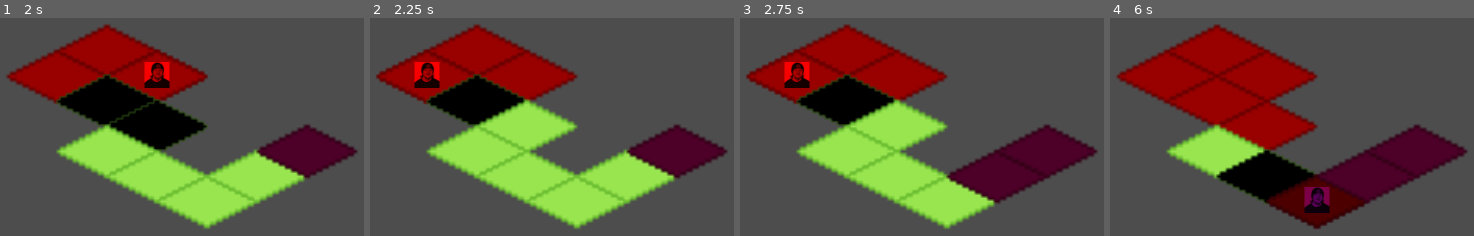
Above: before the commit, frames 1-4 (left to right).
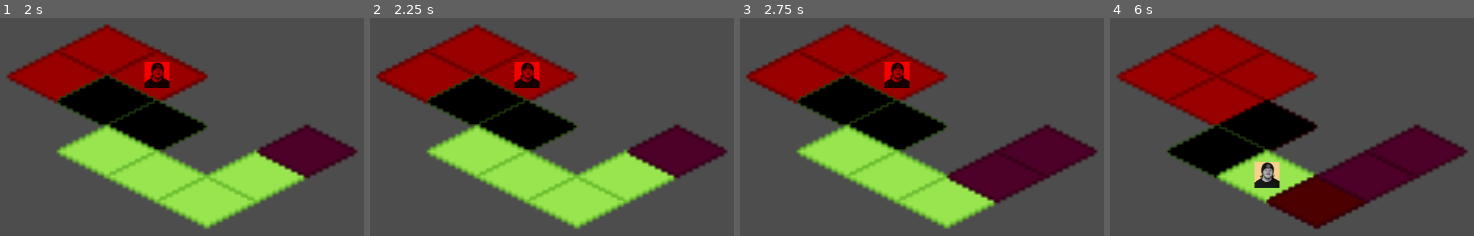
Above: after the commit, the same moments.

Repository: ckuras/GMTK-2023-Fire-Fighter
Game: Godot game, scene res://Scenes/main.tscn
The game is run twice, just before and just after one commit, with the same random seed, the same clock (stepped at 60 frames per second) and the same inputs.
Inputs (mouse positions are in pixels of both pictures, inside the frame that each line leads up to):
- Up to frame 1 (2 s): tap Enter at 0.5 s; move the mouse to (105, 50) at 0.52 s; click (105, 50) at 0.67 s; tap Space at 1.25 s; move the mouse to (156, 74) at 1.27 s; click (156, 74) at 1.42 s
- Up to frame 2 (2.25 s): tap Enter at 2 s; move the mouse to (428, 74) at 2.02 s; click (428, 74) at 2.17 s
- Up to frame 3 (2.75 s): no input
- Up to frame 4 (6 s): tap Space at 2.75, 5 s; move the mouse to (1215, 100) at 2.77 s; click (1215, 100) at 2.92 s; move the mouse to (1266, 124) at 3.52 s; click (1266, 124) at 3.67 s; tap Enter at 4.25 s; move the mouse to (1215, 150) at 4.27 s; click (1215, 150) at 4.42 s; move the mouse to (1266, 174) at 5.02 s; click (1266, 174) at 5.17 s; move the mouse to (1317, 198) at 5.77 s; click (1317, 198) at 5.92 s

Frame 1 is identical in both runs. In frame 2, 5.1% of the frame differs, in the area x 12-58%, y 20-62%; in frame 3, 5.1%; in frame 4, 11%, in the area x 15-61%, y 37-90%.

Commit message:
restrict movement to reachable tiles only

Diff:
--- a/Scripts/tile.gd
+++ b/Scripts/tile.gd
@@ -170,7 +170,7 @@
 func _unhandled_input(event):
 	if event is InputEventMouseButton:
 		if mouse_over and event.button_index == MOUSE_BUTTON_LEFT:
-			if !previous_clicked and event.is_pressed():
+			if can_player_reach and !previous_clicked and event.is_pressed():
 				previous_clicked = true
 				game_state.player_tile_id = tile_id
 				EventBus.emit_signal("turn_ended")
